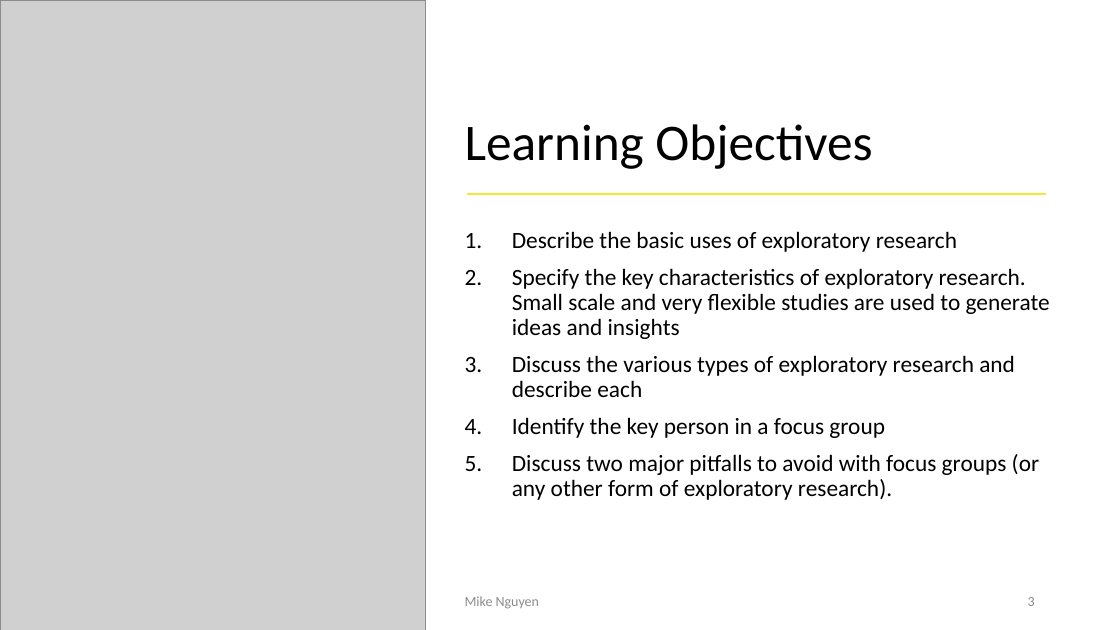
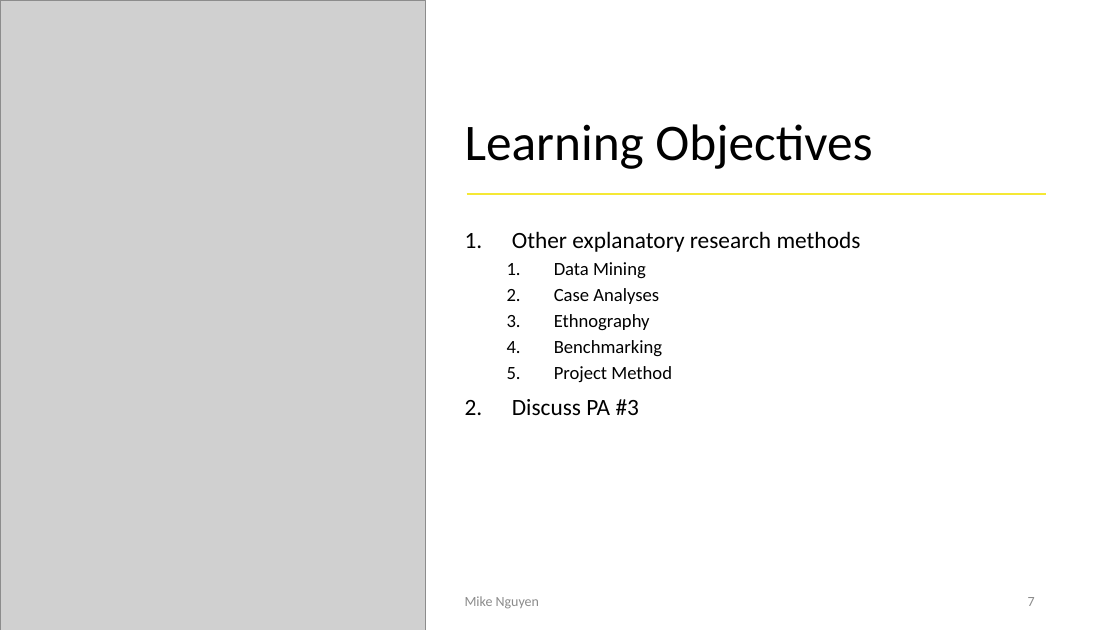
Before and after one commit to mikenguyen13/mar4050, a slide deck: slide 7 of lectures/2/2_Research Design.pptx (slide 3 before the commit). Drawn at 1120x630 pixels with LibreOffice and Linux fonts; fonts in the diff are those of the drawing; grey boxes stand for pictures. Boxes give left, top, right and bottom in pixels: in the first picture for what was removed or moved away, otherwise in the second. Text is boxed around its words. In the diff, an @@ line names an element or a change of style, - is before the commit and + after.

```diff
--- a/lectures/2/2_Research Design.pptx
+++ b/lectures/2/2_Research Design.pptx
@@ text at <box>512,231,861,415</box>: text changed; size 20 to 16 pt @@
-1. Describe the basic uses of exploratory research
-2. Specify the key characteristics of exploratory research. Small scale and very flexible studies are used to generate ideas and insights
-3. Discuss the various types of exploratory research and describe each
-4. Identify the key person in a focus group
-5. Discuss two major pitfalls to avoid with focus groups (or any other form of exploratory research).
+1. Other explanatory research methods
+  1. Data Mining
+  2. Case Analyses
+  3. Ethnography
+  4. Benchmarking
+  5. Project Method
+2. Discuss PA #3
@@ page number at <box>1028,597,1035,606</box>: text changed @@
-3
+7
```
Also in this commit, not shown: 17 other slides changed, 9 slides added, 19 slides removed, 2 other files.
